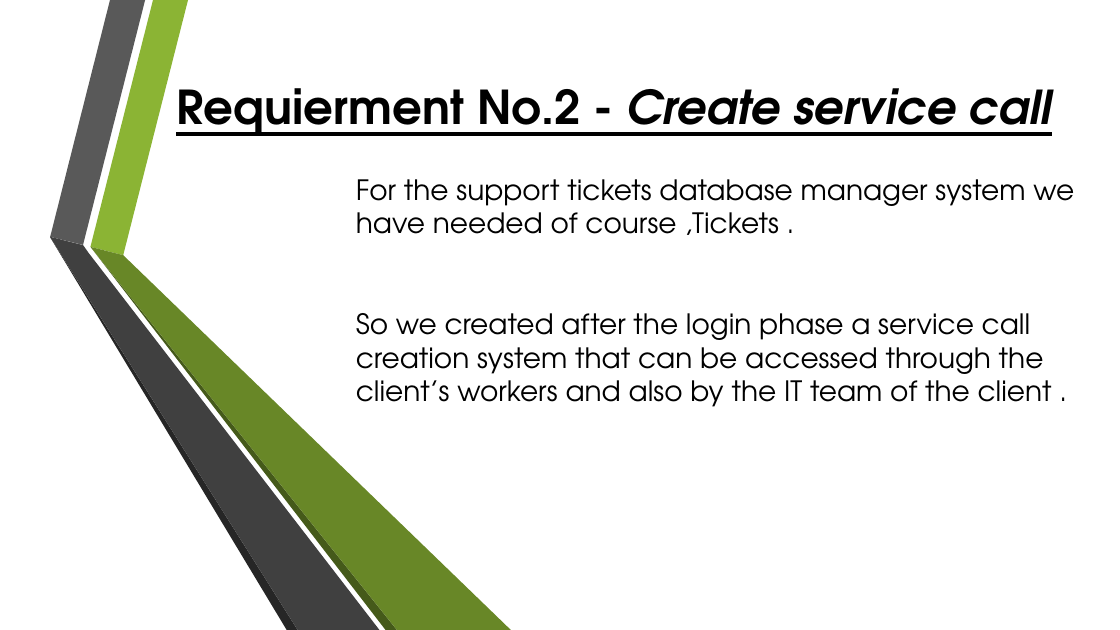
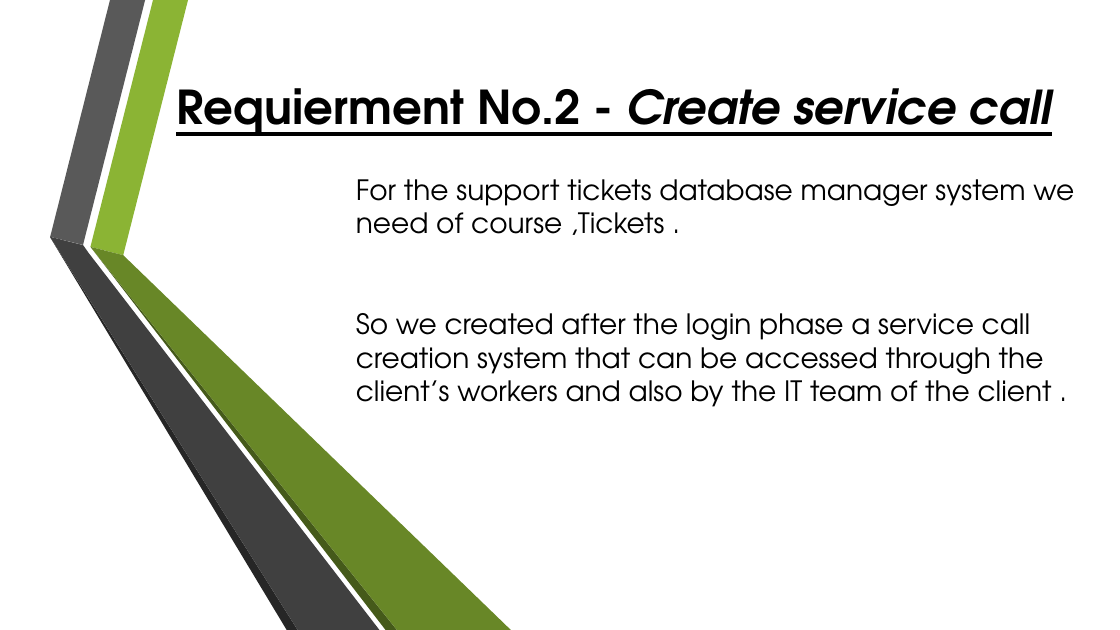
Before and after one commit to SCE-SWE-2018-G3/ticket-management-system, a slide deck: slide 6 of Presentation/TicketMan®.pptx. Drawn at 1120x630 pixels with LibreOffice and Linux fonts; fonts in the diff are those of the drawing; background and template pictures are left out. Boxes give left, top, right and bottom in pixels: in the first picture for what was removed or moved away, otherwise in the second. Text is boxed around its words. In the diff, an @@ line names an element or a change of style, - is before the commit and + after.

```diff
--- a/Presentation/TicketMan®.pptx
+++ b/Presentation/TicketMan®.pptx
@@ text at (356,179,1074,235): text changed @@
-For the support tickets database manager system we have needed of course ,Tickets .
+For the support tickets database manager system we need of course ,Tickets .
```
Also in this commit, not shown: 8 other slides changed, 1 other file.
